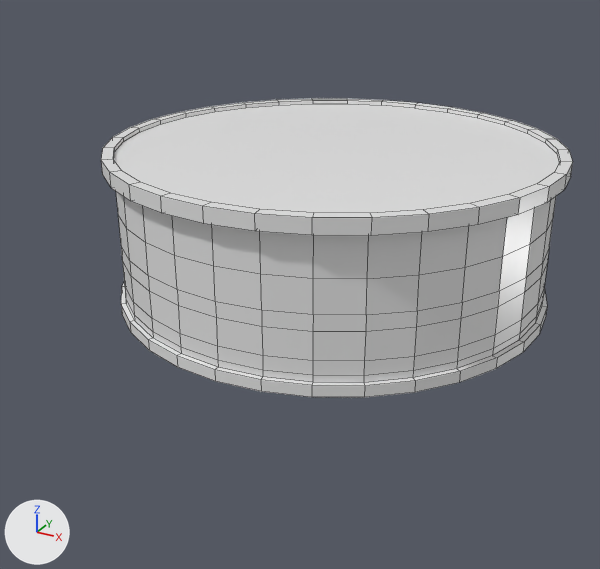
Before and after pictures for a commit that changed the OBJ model public/antenas/MWantena.obj.
Rendered twice from a camera (50 mm lens) standing at (0.839, -1.69, 0.722) and looking at (-0.051, -0.072, -0.087). The axes (+X, +Y, +Z) are drawn at lower left. The lights are the same throughout. Mesh edges are drawn as thin lines. Where no turn or scale is listed for an object, it has been applied to the vertices.
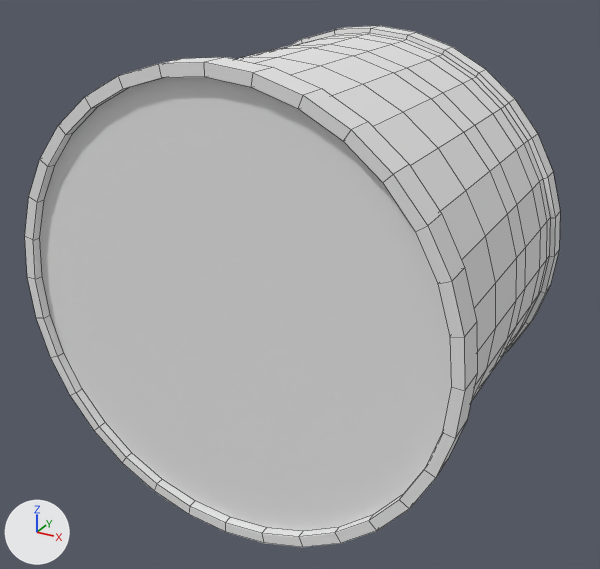
Location of each change, (x1, y1, x2, y2) in pixels of the pictures (600 x 569 px):
'Cylinder', reshaped (13% wider, 74% taller)
    before: (101, 98, 573, 397)
    after: (25, 26, 560, 547)

What changed in the scene script:
```text
Change mat_none:
    mat_none.roughness: 0.293 -> 1.0
Change me_cylinder:
    where me_cylinder.from_pydata(...)  # 576 vertices, 546 faces; spans x -0.525..0.525, y -0.525..0.525, z -0.25..0.251
    used by ob_cylinder; location = (0.0, 0.0, 0.0)
    me_cylinder part 1: the whole mesh is multiplied about the mesh origin by the matrix ((0.952, 0.0, 0.0), (0.0, 0.0, -1.997), (0.0, 0.952, 0.0))
```
